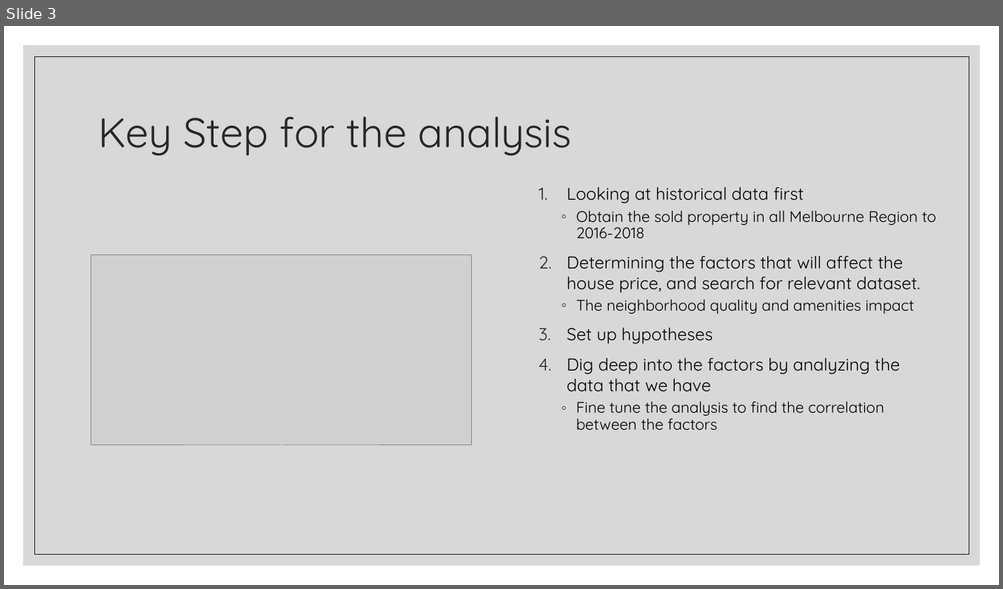
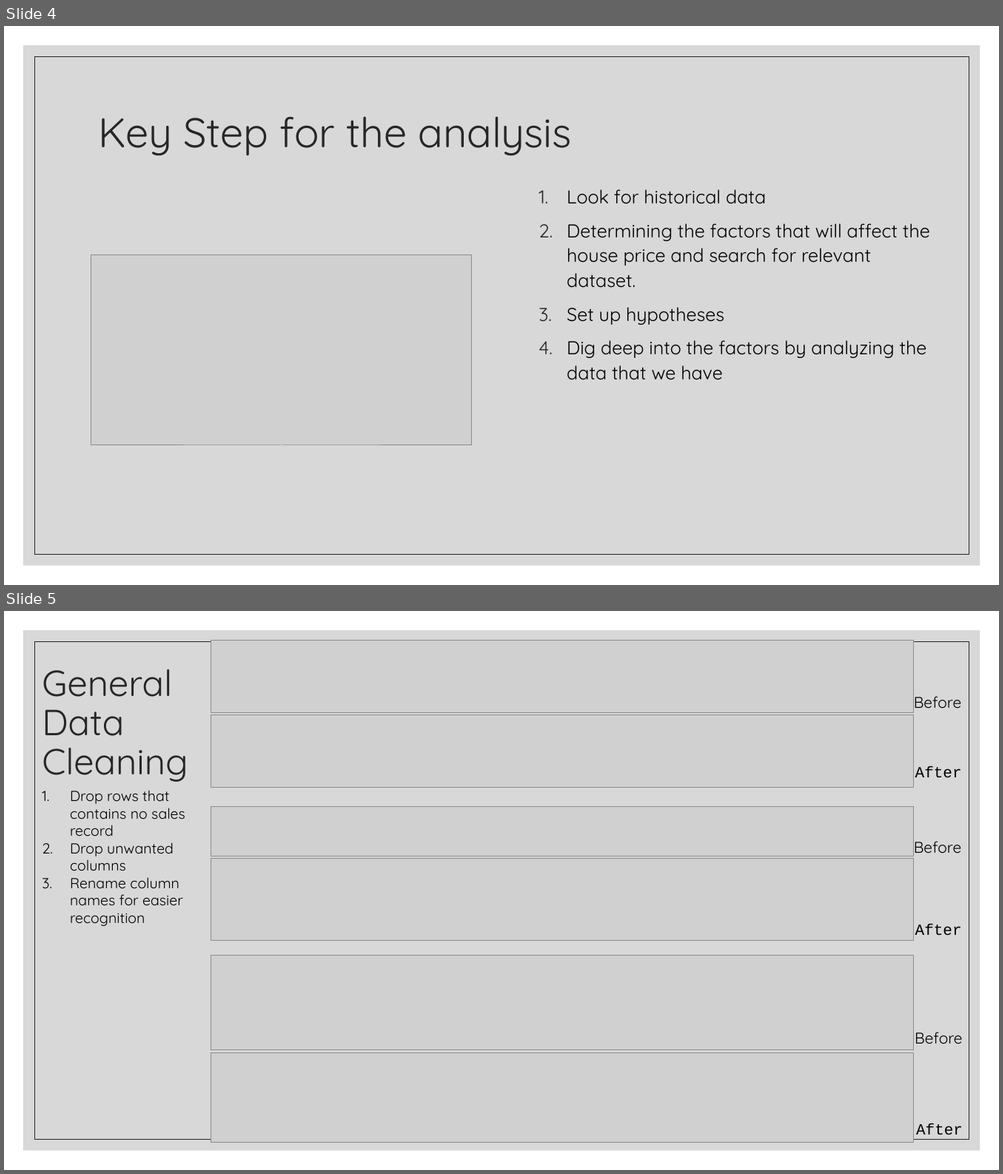
Before and after one commit to Franco1230/Data-Bootcamp-Project-1, a slide deck: Crime Rate Analysis/catherine part.pptx. Shown one above the other, each under a label of ours: slide 3 before the commit, slides 4 and 5 after it. The pictures are 1003x589 and 1003x1174 pixels, drawn with LibreOffice and Linux fonts; fonts in the diff are those of the drawing; grey boxes stand for pictures. Boxes give left, top, right and bottom in pixels: in the first picture for what was removed or moved away, otherwise in the second. Text is boxed around its words. In the diff, an @@ line names an element or a change of style, - is before the commit and + after.

```diff
--- a/Crime Rate Analysis/catherine part.pptx
+++ b/Crime Rate Analysis/catherine part.pptx
@@ slide 5 added at (x1=4, y1=611, x2=999, y2=1170), background #FFFFFF; not listed: 2 template elements that a slide beside it also shows @@
@@ picture added at (x1=210, y1=641, x2=913, y2=713) @@
@@ title added at (x1=42, y1=669, x2=188, y2=782), 35 pt, text #262626 @@
+General Data Cleaning
@@ text added at (x1=913, y1=696, x2=961, y2=708), 15 pt, text #000000 @@
+Before
@@ picture added at (x1=210, y1=715, x2=913, y2=787) @@
@@ text added at (x1=915, y1=766, x2=962, y2=777), 15 pt, text #000000 @@
+After
@@ text added at (x1=70, y1=790, x2=185, y2=926), 14 pt, text #000000 @@
+1. Drop rows that contains no sales record
+2. Drop unwanted columns
+3. Rename column names for easier recognition
@@ picture added at (x1=210, y1=806, x2=913, y2=857) @@
@@ text added at (x1=913, y1=841, x2=961, y2=853), 15 pt, text #000000 @@
+Before
@@ picture added at (x1=210, y1=859, x2=913, y2=941) @@
@@ text added at (x1=915, y1=924, x2=962, y2=935), 15 pt, text #000000 @@
+After
@@ picture added at (x1=210, y1=956, x2=913, y2=1051) @@
@@ text added at (x1=914, y1=1032, x2=962, y2=1044), 15 pt, text #000000 @@
+Before
@@ picture added at (x1=210, y1=1054, x2=913, y2=1142) @@
@@ text added at (x1=916, y1=1125, x2=962, y2=1140), 15 pt, text #000000 @@
+After
@@ what was slide 3 is now slide 4 @@
@@ slide 4 changed as well @@
@@ text at (x1=566, y1=190, x2=930, y2=288): text changed; size 16.6 to 18 pt @@
-1. Looking at historical data first
-  ◦ Obtain the sold property in all Melbourne Region to 2016-2018
-2. Determining the factors that will affect the house price, and search for relevant dataset.
-  ◦ The neighborhood quality and amenities impact
+1. Look for historical data
+2. Determining the factors that will affect the house price and search for relevant dataset.
@@ text at (x1=566, y1=307, x2=927, y2=380): size 16.6 to 18 pt in "Set up hypotheses", "Dig deep into the factors by analyzing ..."; line spacing 1 to 1.1 @@
@@ text at (x1=576, y1=401, x2=884, y2=430): paragraph removed @@
-  ◦ Fine tune the analysis to find the correlation between the factors
```
Also in this commit, not shown: 3 other slides changed, 22 other slides added, 5 other files.
